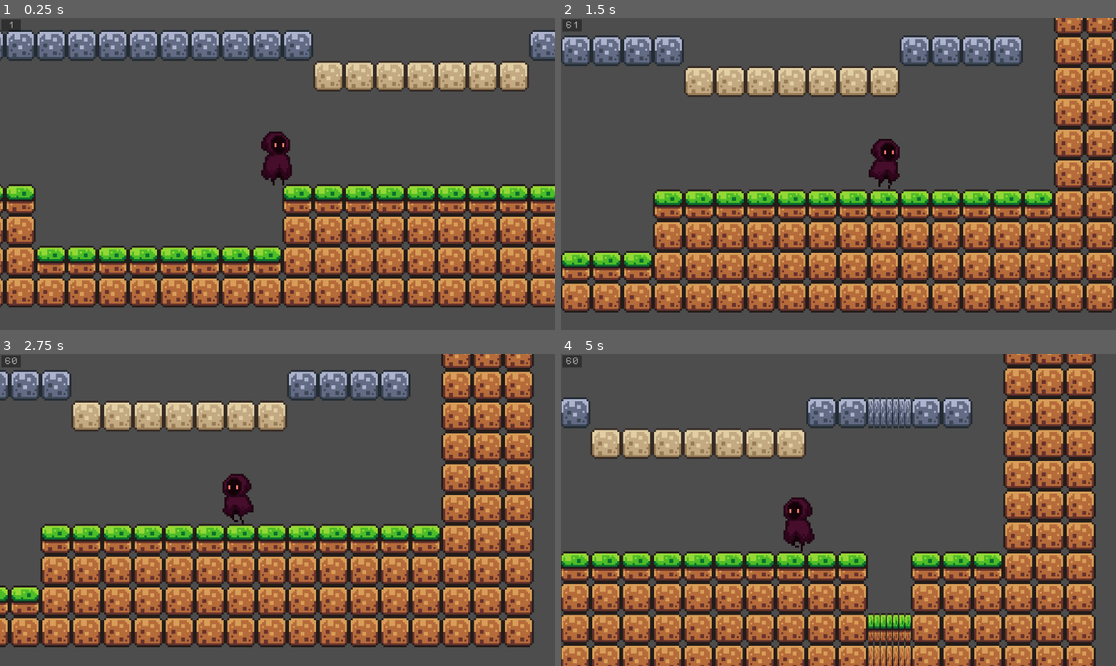
Above: before the commit, frames 1-4 (two rows, left to right).
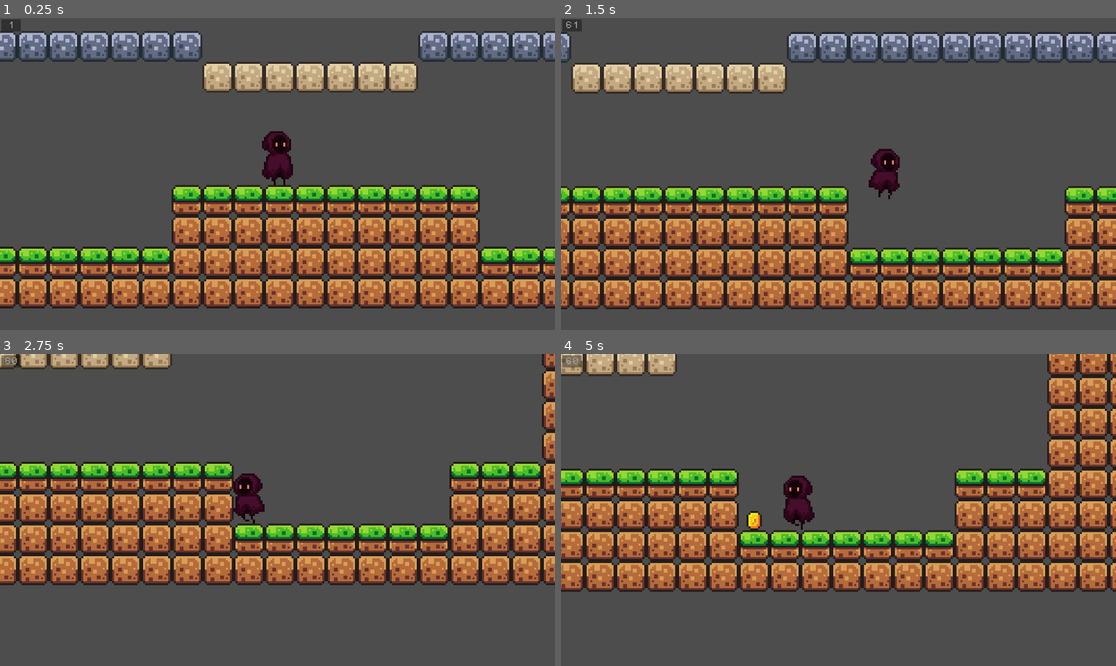
Above: after the commit, the same moments.

Repository: SuperDuperOrganisationsname/gmtk2024
Game: Godot game, scene res://scenes/game.tscn
Two runs of this game, one before a commit and one after it. Both use one fixed random seed, a clock stepped at 60 frames per second and the inputs below.
Inputs:
- Up to frame 1 (0.25 s): no input
- Up to frame 2 (1.5 s): hold D (move_right) from 0.53 s (still down); tap / (swap_stretch_mode, bound only after the commit) at 0.6 s; tap Space (jump) at 0.77 s; tap R (toggle_stretch_item, bound only after the commit) at 0.8, 1.35 s
- Up to frame 3 (2.75 s): tap Space (jump) at 1.52 s; tap U (undo_stretch, bound only after the commit) at 1.55, 2.1 s; release D (move_right) at 2.03 s; hold A (move_left) from 2.03 s (still down); tap / (swap_stretch_mode, bound only after the commit) at 2.3 s
- Up to frame 4 (5 s): release A (move_left) at 2.78 s; hold D (move_right) 2.78-4.28 s; tap J (attack) at 2.85 s; tap Space (jump) at 3.02, 3.77, 4.52 s; tap R (toggle_stretch_item, bound only after the commit) at 3.05 s; hold H (shrink) 3.53-4.28 s; tap U (undo_stretch, bound only after the commit) at 3.8 s; hold A (move_left) from 4.28 s (still down); tap L (strech) at 4.35 s; tap / (swap_stretch_mode, bound only after the commit) at 4.55 s

The runs differ from the first frame. In frame 1, 37% of the frame differs, in the area x 0-100%, y 3-94%; in frame 2, 49%; in frame 3, 58%; in frame 4, 66%, in the area x 0-100%, y 0-100%.

Commit message:
small item to control interval

Diff:
--- a/project.godot
+++ b/project.godot
@@ -52,6 +52,21 @@
 "events": [Object(InputEventKey,"resource_local_to_scene":false,"resource_name":"","device":-1,"window_id":0,"alt_press …(192 unchanged characters)…
 ]
 }
+swap_stretch_mode={
+"deadzone": 0.5,
+"events": [Object(InputEventKey,"resource_local_to_scene":false,"resource_name":"","device":-1,"window_id":0,"alt_pressed":false,"shift_pressed":false,"ctrl_pressed":false,"meta_pressed":false,"pressed":false,"keycode":0,"physical_keycode":47,"key_label":0,"unicode":45,"location":0,"echo":false,"script":null)
+]
+}
+undo_stretch={
+"deadzone": 0.5,
+"events": [Object(InputEventKey,"resource_local_to_scene":false,"resource_name":"","device":-1,"window_id":0,"alt_pressed":false,"shift_pressed":false,"ctrl_pressed":false,"meta_pressed":false,"pressed":false,"keycode":0,"physical_keycode":85,"key_label":0,"unicode":117,"location":0,"echo":false,"script":null)
+]
+}
+toggle_stretch_item={
+"deadzone": 0.5,
+"events": [Object(InputEventKey,"resource_local_to_scene":false,"resource_name":"","device":-1,"window_id":0,"alt_pressed":false,"shift_pressed":false,"ctrl_pressed":false,"meta_pressed":false,"pressed":false,"keycode":0,"physical_keycode":82,"key_label":0,"unicode":114,"location":0,"echo":false,"script":null)
+]
+}
 
 [rendering]
 
--- a/scenes/game.tscn
+++ b/scenes/game.tscn
@@ -1,9 +1,10 @@
-[gd_scene load_steps=7 format=4 uid="uid://8tdydcje4fe4"]
+[gd_scene load_steps=21 format=4 uid="uid://8tdydcje4fe4"]
 
 [ext_resource type="PackedScene" uid="uid://cgyokykjdnk07" path="res://scenes/ui.tscn" id="1_88vku"]
 [ext_resource type="PackedScene" uid="uid://6j8yqwaj8xar" path="res://scenes/player.tscn" id="1_voq50"]
 [ext_resource type="Texture2D" uid="uid://dlt34dhsjx2s3" path="res://assets/sprites/world_tileset.png" id="2_wmxtd"]
 [ext_resource type="PackedScene" uid="uid://b5gm1h3t1vcbt" path="res://scenes/stretchy_tilemap.tscn" id="3_yt2vt"]
+[ext_resource type="Texture2D" uid="uid://cq0a74krvu0tn" path="res://assets/sprites/coin.png" id="5_nmd61"]
 
 [sub_resource type="TileSetAtlasSource" id="TileSetAtlasSource_y4gyr"]
 texture = ExtResource("2_wmxtd")
@@ -176,6 +177,98 @@
 physics_layer_0/collision_layer = 1
 sources/1 = SubResource("TileSetAtlasSource_y4gyr")
 
+[sub_resource type="AtlasTexture" id="AtlasTexture_pkyfh"]
+atlas = ExtResource("5_nmd61")
+region = Rect2(0, 0, 16, 16)
+
+[sub_resource type="AtlasTexture" id="AtlasTexture_83aad"]
+atlas = ExtResource("5_nmd61")
+region = Rect2(16, 0, 16, 16)
+
+[sub_resource type="AtlasTexture" id="AtlasTexture_pxyi8"]
+atlas = ExtResource("5_nmd61")
+region = Rect2(32, 0, 16, 16)
+
+[sub_resource type="AtlasTexture" id="AtlasTexture_rftf7"]
+atlas = ExtResource("5_nmd61")
+region = Rect2(48, 0, 16, 16)
+
+[sub_resource type="AtlasTexture" id="AtlasTexture_ypylu"]
+atlas = ExtResource("5_nmd61")
+region = Rect2(64, 0, 16, 16)
+
+[sub_resource type="AtlasTexture" id="AtlasTexture_w2nbv"]
+atlas = ExtResource("5_nmd61")
+region = Rect2(80, 0, 16, 16)
+
+[sub_resource type="AtlasTexture" id="AtlasTexture_ordlx"]
+atlas = ExtResource("5_nmd61")
+region = Rect2(96, 0, 16, 16)
+
+[sub_resource type="AtlasTexture" id="AtlasTexture_puscv"]
+atlas = ExtResource("5_nmd61")
+region = Rect2(112, 0, 16, 16)
+
+[sub_resource type="AtlasTexture" id="AtlasTexture_phmsi"]
+atlas = ExtResource("5_nmd61")
+region = Rect2(128, 0, 16, 16)
+
+[sub_resource type="AtlasTexture" id="AtlasTexture_57t72"]
+atlas = ExtResource("5_nmd61")
+region = Rect2(144, 0, 16, 16)
+
+[sub_resource type="AtlasTexture" id="AtlasTexture_2l7om"]
+atlas = ExtResource("5_nmd61")
+region = Rect2(160, 0, 16, 16)
+
+[sub_resource type="AtlasTexture" id="AtlasTexture_iag4d"]
+atlas = ExtResource("5_nmd61")
+region = Rect2(176, 0, 16, 16)
+
+[sub_resource type="SpriteFrames" id="SpriteFrames_71tk3"]
+animations = [{
+"frames": [{
+"duration": 1.0,
+"texture": SubResource("AtlasTexture_pkyfh")
+}, {
+"duration": 1.0,
+"texture": SubResource("AtlasTexture_83aad")
+}, {
+"duration": 1.0,
+"texture": SubResource("AtlasTexture_pxyi8")
+}, {
+"duration": 1.0,
+"texture": SubResource("AtlasTexture_rftf7")
+}, {
+"duration": 1.0,
+"texture": SubResource("AtlasTexture_ypylu")
+}, {
+"duration": 1.0,
+"texture": SubResource("AtlasTexture_w2nbv")
+}, {
+"duration": 1.0,
+"texture": SubResource("AtlasTexture_ordlx")
+}, {
+"duration": 1.0,
+"texture": SubResource("AtlasTexture_puscv")
+}, {
+"duration": 1.0,
+"texture": SubResource("AtlasTexture_phmsi")
+}, {
+"duration": 1.0,
+"texture": SubResource("AtlasTexture_57t72")
+}, {
+"duration": 1.0,
+"texture": SubResource("AtlasTexture_2l7om")
+}, {
+"duration": 1.0,
+"texture": SubResource("AtlasTexture_iag4d")
+}],
+"loop": true,
+"name": &"default",
+"speed": 5.0
+}]
+
 [node name="Game" type="Node2D"]
 
 [node name="Ui" parent="." instance=ExtResource("1_88vku")]
@@ -192,6 +285,12 @@
 tile_map_data = PackedByteArray("AAD+/wMAAQAAAAAAAAD//wMAAQAAAAAAAAAAAAMAAQAAAAAAAAABAAMAAQAAAAAAAAACAAMAAQAAAAAAAAADAA …(3136 unchanged characters)…
 tile_set = SubResource("TileSet_r4k63")
 
-[node name="StretchyTilemap" parent="." node_paths=PackedStringArray("main_tilemap", "stretch_center") instance=ExtResource("3_yt2vt")]
+[node name="IntervalCenter" type="AnimatedSprite2D" parent="."]
+sprite_frames = SubResource("SpriteFrames_71tk3")
+autoplay = "default"
+frame_progress = 0.30893
+
+[node name="StretchyTilemap" parent="." node_paths=PackedStringArray("main_tilemap", "stretch_center", "player_pos") instance=ExtResource("3_yt2vt")]
 main_tilemap = NodePath("../TileMapLayer")
-stretch_center = NodePath("../Player")
+stretch_center = NodePath("../IntervalCenter")
+player_pos = NodePath("../Player")
--- a/scenes/player.tscn
+++ b/scenes/player.tscn
@@ -325,21 +325,6 @@
 [sub_resource type="CapsuleShape2D" id="CapsuleShape2D_p38ui"]
 radius = 6.0
 height = 28.0
-
-[sub_resource type="Animation" id="Animation_72kmm"]
-resource_name = "idle"
-tracks/0/type = "value"
-tracks/0/imported = false
-tracks/0/enabled = true
-tracks/0/path = NodePath("AnimatedSprite2D:animation")
-tracks/0/interp = 1
-tracks/0/loop_wrap = true
-tracks/0/keys = {
-"times": PackedFloat32Array(0),
-"transitions": PackedFloat32Array(1),
-"update": 1,
-"values": [&"idle"]
-}
 
 [sub_resource type="Animation" id="Animation_qo5fo"]
 length = 0.001
@@ -414,21 +399,6 @@
 "transitions": PackedFloat32Array(1),
 "update": 1,
 "values": [true]
-}
-
-[sub_resource type="Animation" id="Animation_ed1ms"]
-resource_name = "run"
-tracks/0/type = "value"
-tracks/0/imported = false
-tracks/0/enabled = true
-tracks/0/path = NodePath("AnimatedSprite2D:animation")
-tracks/0/interp = 1
-tracks/0/loop_wrap = true
-tracks/0/keys = {
-"times": PackedFloat32Array(0),
-"transitions": PackedFloat32Array(1),
-"update": 1,
-"values": [&"run"]
 }
 
 [sub_resource type="Animation" id="Animation_hdqrk"]
@@ -507,6 +477,36 @@
 "values": [true, false, true]
 }
 
+[sub_resource type="Animation" id="Animation_72kmm"]
+resource_name = "idle"
+tracks/0/type = "value"
+tracks/0/imported = false
+tracks/0/enabled = true
+tracks/0/path = NodePath("AnimatedSprite2D:animation")
+tracks/0/interp = 1
+tracks/0/loop_wrap = true
+tracks/0/keys = {
+"times": PackedFloat32Array(0),
+"transitions": PackedFloat32Array(1),
+"update": 1,
+"values": [&"idle"]
+}
+
+[sub_resource type="Animation" id="Animation_ed1ms"]
+resource_name = "run"
+tracks/0/type = "value"
+tracks/0/imported = false
+tracks/0/enabled = true
+tracks/0/path = NodePath("AnimatedSprite2D:animation")
+tracks/0/interp = 1
+tracks/0/loop_wrap = true
+tracks/0/keys = {
+"times": PackedFloat32Array(0),
+"transitions": PackedFloat32Array(1),
+"update": 1,
+"values": [&"run"]
+}
+
 [sub_resource type="AnimationLibrary" id="AnimationLibrary_d8882"]
 _data = {
 "RESET": SubResource("Animation_qo5fo"),
--- a/scripts/stretchy_tilemap.gd
+++ b/scripts/stretchy_tilemap.gd
@@ -4,7 +4,8 @@
 const STRETCH_SPEED: float = 3.0
 
 @export var main_tilemap: TileMapLayer
-@export var stretch_center: Node2D
+@export var stretch_center: AnimatedSprite2D
+@export var player_pos: Node2D
 
 var tileset: TileSet
 
@@ -17,6 +18,8 @@
 
 var tile_coords: Array[Vector2i]
 var tiles_atlas: Array[Vector2i]
+
+var stretch_item_at_player: bool = true
 
 class Stretch:
 	var size: int
@@ -32,9 +35,15 @@
 var x_stretch: Stretch
 var stretch_type: StretchType = StretchType.MIDDLE
 
-var x_scale: float = 0
+const MAX_SCALE: float = 2.5
+var x_scale: float = 1
 var increase_scale: bool = false
 var decrease_scale: bool = false
+
+const UNDO_SPEED: float = 1.0
+const MAX_UNDO_STEP: float = 1.0
+var is_undoing: bool = false
+var undo_timer: float = 0
 
 # Called when the node enters the scene tree for the first time.
 func _ready():
@@ -61,20 +70,65 @@
 	increase_scale = Input.is_action_pressed("strech")
 	decrease_scale = Input.is_action_pressed("shrink")
 
+	if Input.is_action_just_pressed("swap_stretch_mode") and x_scale == 1:
+		match stretch_type:
+			StretchType.LEFT:
+				stretch_type = StretchType.RIGHT
+			StretchType.RIGHT:
+				stretch_type = StretchType.MIDDLE
+			StretchType.MIDDLE:
+				stretch_type = StretchType.LEFT
+
+	if Input.is_action_just_pressed("undo_stretch"):
+		is_undoing = true
+		undo_timer = 0
+
+	if Input.is_action_just_pressed("toggle_stretch_item"):
+		stretch_item_at_player = !stretch_item_at_player
 
 # Called every frame. 'delta' is the elapsed time since the previous frame.
 func _process(delta):
-	x_scale += (increase_scale as int - (decrease_scale as int)) * delta * STRETCH_SPEED
-	if x_scale < 0:
-		x_scale = 0
-	x_stretch.scale = compute_scale(x_scale)
+	update_item_position()
+	if is_undoing:
+		do_undo_step(delta)
+	else:
+		process_stretch_input(delta)
+	x_stretch.scale = x_scale
 
 	reset_tilemaps()
 	draw_tilemaps()
 	set_offsets_and_scale()
 
-func compute_scale(scale) -> float:
-	return scale
+func update_item_position():
+	if x_scale != 1:
+		stretch_item_at_player = false
+
+	if stretch_item_at_player:
+		stretch_center.visible = false
+		var player_pos_int = player_pos.position as Vector2i
+		stretch_center.position.x = (player_pos_int.x / TILE_SIZE) as int * TILE_SIZE + TILE_SIZE * 0.5
+		stretch_center.position.y = player_pos_int.y
+	else:
+		stretch_center.visible = true
+	x_stretch.pos = stretch_center.position.x / 16 as int
+
+func do_undo_step(delta):
+	if x_scale == 1:
+		is_undoing = false
+	else:
+		undo_timer += delta * UNDO_SPEED
+		x_scale = linear_interpolate(x_scale, 1, undo_timer)
+
+func process_stretch_input(delta):
+	x_scale += (increase_scale as int - (decrease_scale as int)) * delta * STRETCH_SPEED
+	x_scale = clamp(x_scale, 0, MAX_SCALE)
+
+func linear_interpolate(x, y, t) -> float:
+	if t < 0:
+		return x
+	if t > 1:
+		return y
+	return x * (1 - t) + y * t
 
 # Clears all tilemaps
 func reset_tilemaps():
Binary file added: assets/sprites/mini_tile_sketch.png
Not shown, added: assets/sprites/mini_tile_sketch.png.import
